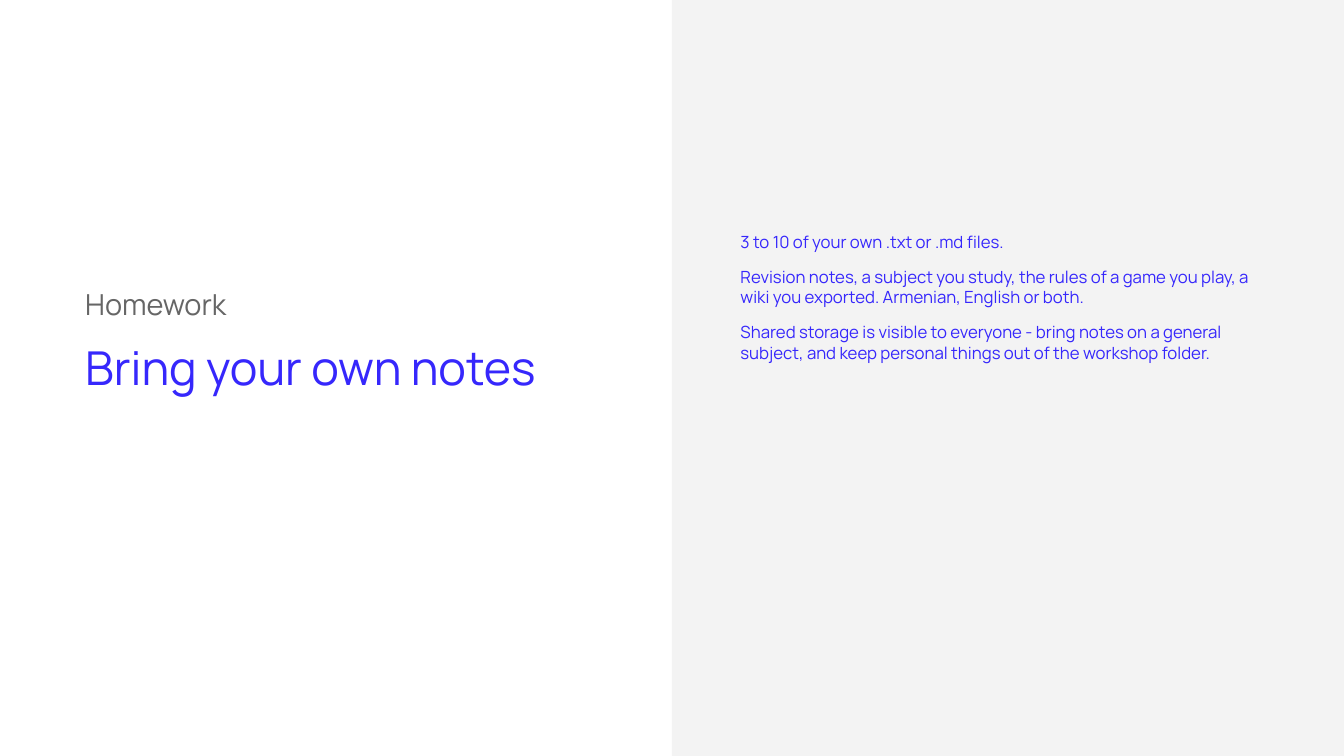
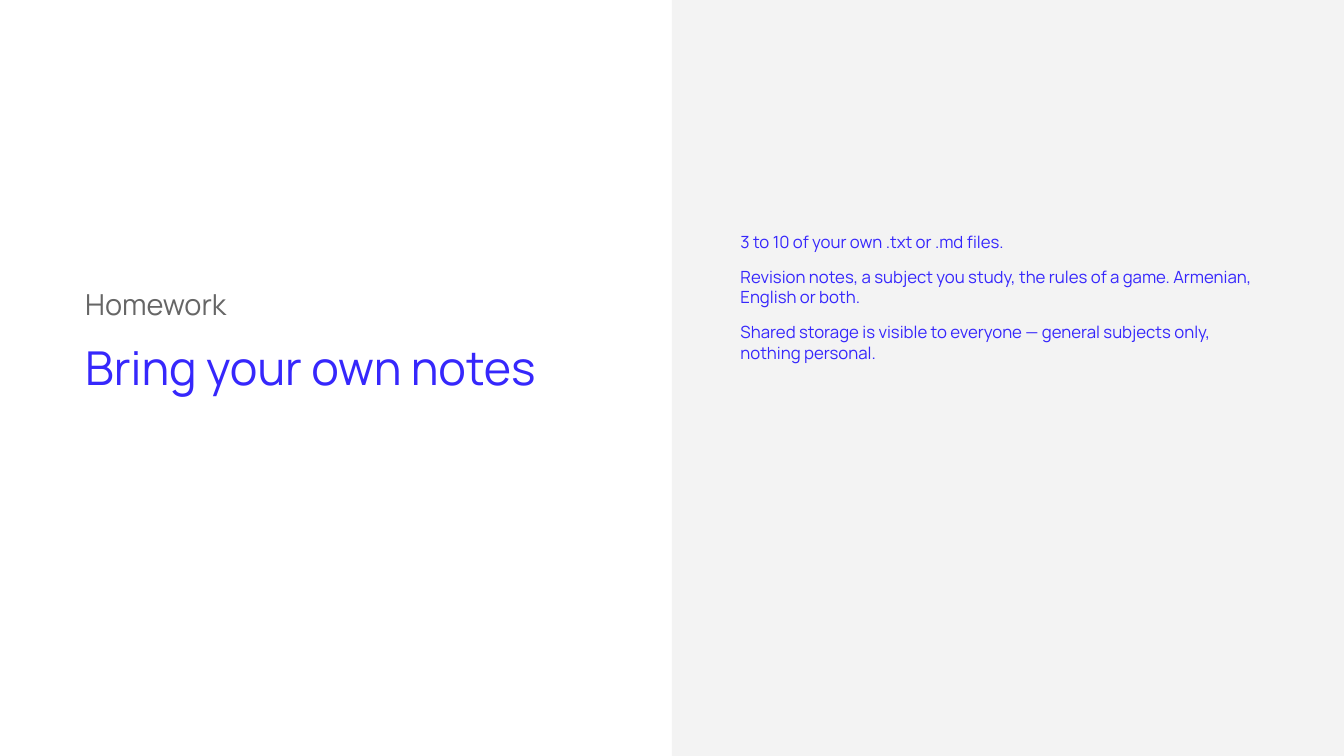
Before and after one commit to ArtyoMKo/tumo_month_workshop, a slide deck: slide 10 of slides/Lesson 1 - Setup and Your First AI Call.pptx. Drawn at 1344x756 pixels with LibreOffice and Linux fonts; fonts in the diff are those of the drawing. Boxes give left, top, right and bottom in pixels: in the first picture for what was removed or moved away, otherwise in the second. Text is boxed around its words. In the diff, an @@ line names an element or a change of style, - is before the commit and + after.

```diff
--- a/slides/Lesson 1 - Setup and Your First AI Call.pptx
+++ b/slides/Lesson 1 - Setup and Your First AI Call.pptx
@@ text at <box>740,270,1251,364</box>: text changed @@
-Revision notes, a subject you study, the rules of a game you play, a wiki you exported. Armenian, English or both.
-Shared storage is visible to everyone - bring notes on a general subject, and keep personal things out of the workshop folder.
+Revision notes, a subject you study, the rules of a game. Armenian, English or both.
+Shared storage is visible to everyone — general subjects only, nothing personal.
```
Also in this commit, not shown: 6 other slides changed, 1 slide added, 1 slide removed, 2 other files.
